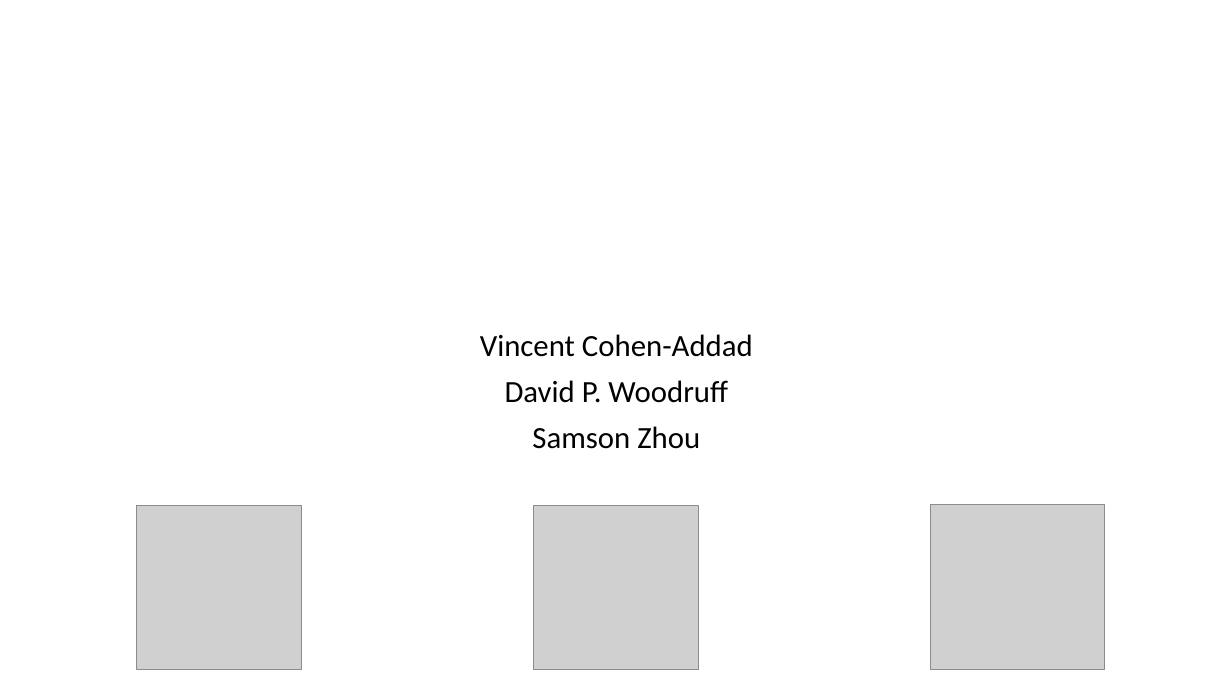
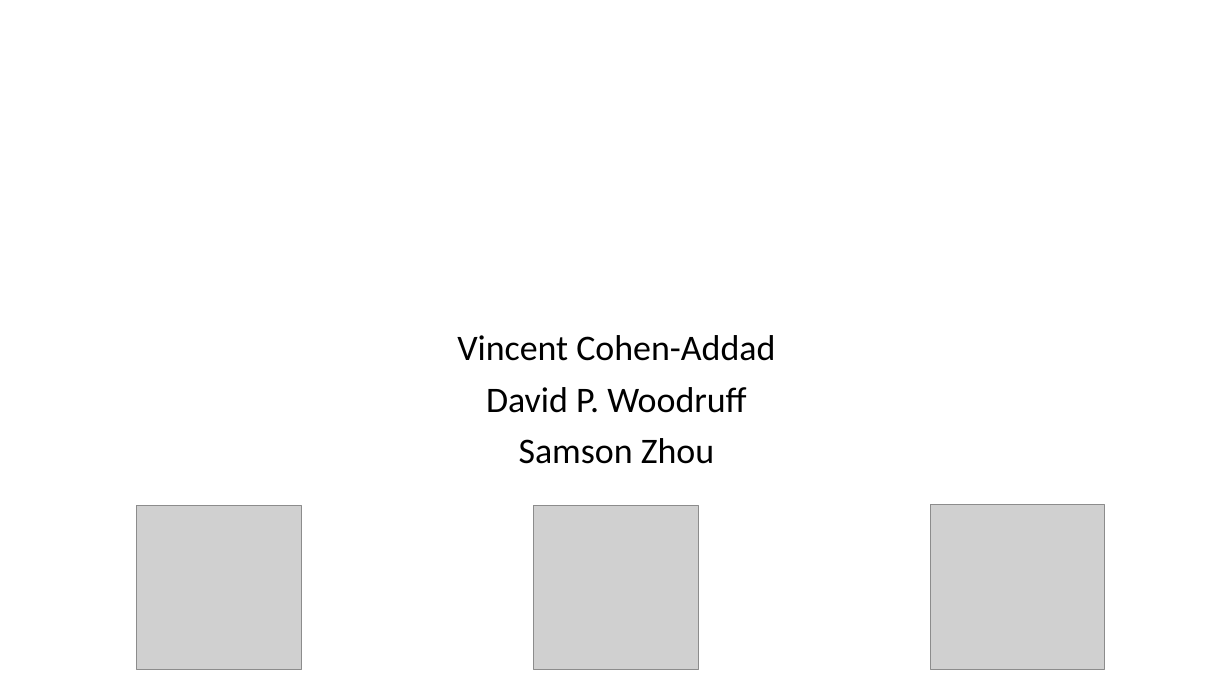
Before and after one commit to samsonzhou/samsonzhou.github.io, a slide deck: slide 1 of other-talks/FOCS 2023-short.pptx. Drawn at 1232x693 pixels with LibreOffice and Linux fonts; fonts in the diff are those of the drawing; grey boxes stand for pictures. Boxes give left, top, right and bottom in pixels: in the first picture for what was removed or moved away, otherwise in the second. Text is boxed around its words. In the diff, an @@ line names an element or a change of style, - is before the commit and + after.

```diff
--- a/other-talks/FOCS 2023-short.pptx
+++ b/other-talks/FOCS 2023-short.pptx
@@ subtitle "Vincent Cohen-Addad" at bbox=[457, 335, 775, 464]: size 24 to 28 pt @@
```
Also in this commit, not shown: 2 other slides changed, 1 slide added, 1 other file.
